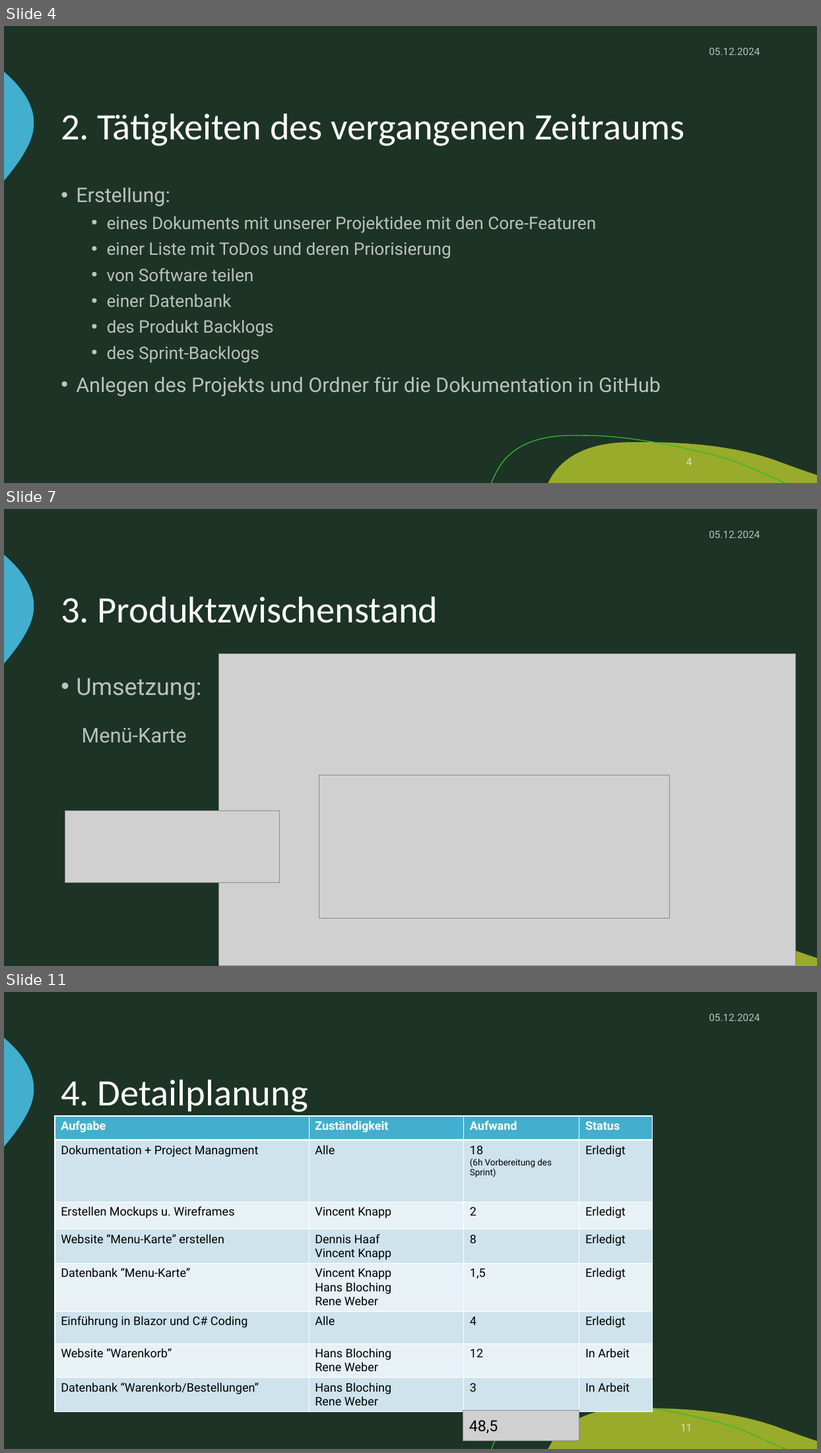
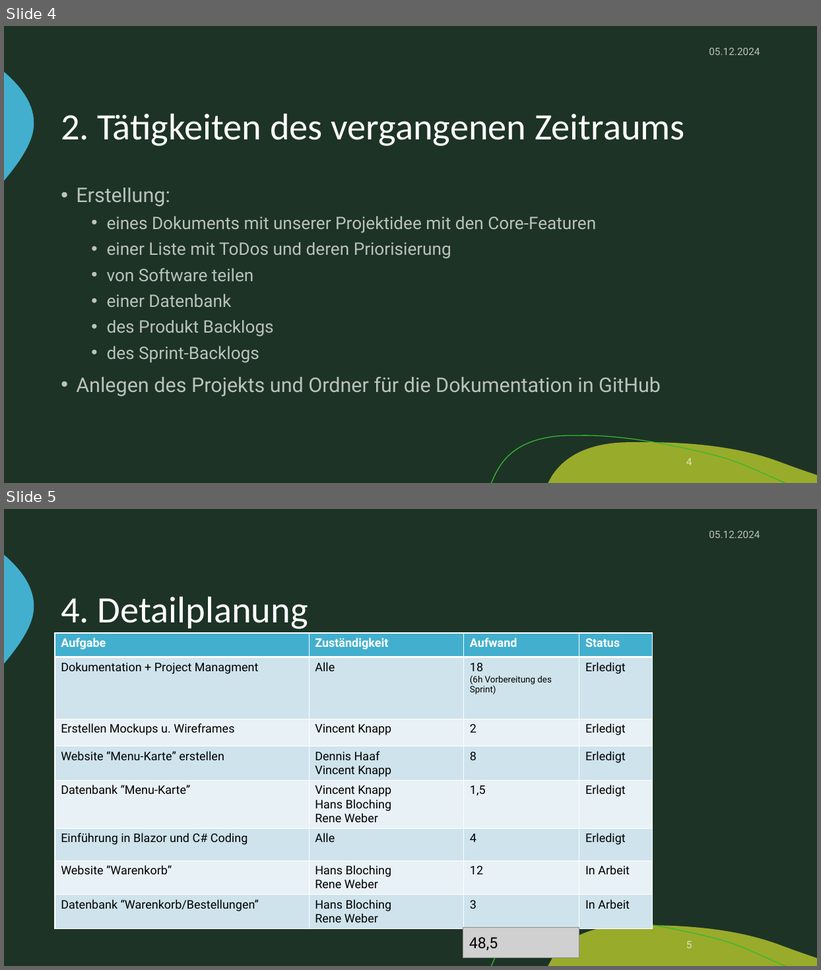
Before and after one commit to zIExpantion/ZumGelbenBach, a slide deck: Dokumente/Sprint-Backlog/Sprint-Backlog2.pptx. Shown one above the other, each under a label of ours: slides 4, 7 and 11 before the commit, slides 4 and 5 after it; the slides between them are not shown. The pictures are 821x1453 and 821x970 pixels, drawn with LibreOffice and Linux fonts; fonts in the diff are those of the drawing; grey boxes stand for pictures; background and template pictures are left out. Boxes give left, top, right and bottom in pixels: in the first picture for what was removed or moved away, otherwise in the second. Text is boxed around its words. In the diff, an @@ line names an element or a change of style, - is before the commit and + after.

```diff
--- a/Dokumente/Sprint-Backlog/Sprint-Backlog2.pptx
+++ b/Dokumente/Sprint-Backlog/Sprint-Backlog2.pptx
@@ slide 7 removed at bbox=[4, 509, 817, 966], background #1D3326; not listed: 3 template elements that a slide beside it also shows @@
@@ text removed at bbox=[709, 531, 760, 538] @@
-05.12.2024
@@ title removed at bbox=[61, 596, 438, 623] @@
-3. Produktzwischenstand
@@ picture removed at bbox=[218, 654, 796, 966] @@
@@ text removed at bbox=[76, 678, 201, 700] @@
-• Umsetzung:
@@ text removed at bbox=[81, 728, 186, 743] @@
-Menü-Karte
@@ picture removed at bbox=[319, 775, 670, 918] @@
@@ picture removed at bbox=[65, 811, 280, 883] @@
@@ what was slide 11 is now slide 5 @@
@@ page number at bbox=[686, 941, 692, 949]: text changed @@
-11
+5
```
Also in this commit, not shown: 2 slides changed, 6 other slides removed, 1 other file.
